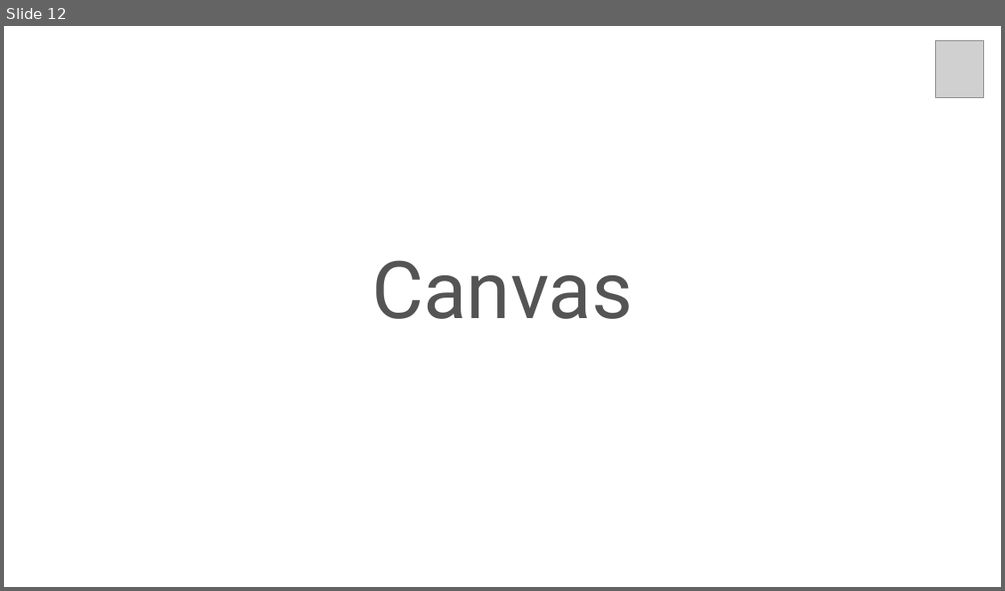
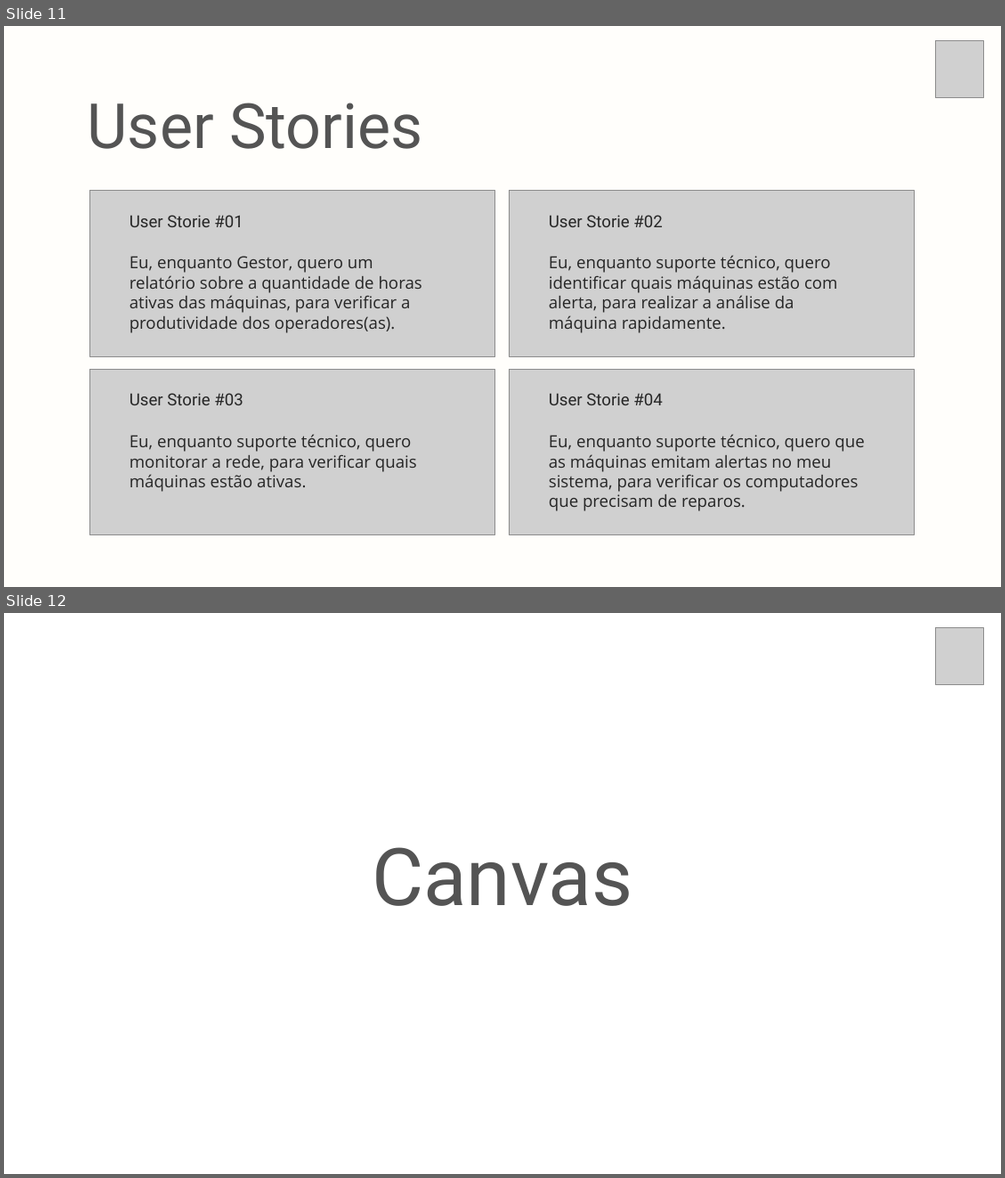
Before and after one commit to christian-raphael/Pyxis, a slide deck: Documentação/Pyxis.pptx. Shown one above the other, each under a label of ours: slide 12 before the commit, slides 11 and 12 after it. The pictures are 1005x591 and 1005x1178 pixels, drawn with LibreOffice and Linux fonts; fonts in the diff are those of the drawing; grey boxes stand for pictures. Boxes give left, top, right and bottom in pixels: in the first picture for what was removed or moved away, otherwise in the second. Text is boxed around its words. In the diff, an @@ line names an element or a change of style, - is before the commit and + after.

```diff
--- a/Documentação/Pyxis.pptx
+++ b/Documentação/Pyxis.pptx
@@ slide 11 added at <box>4,26,1001,587</box>, background #FFFEFB @@
@@ picture added at <box>935,40,983,97</box> @@
@@ text added at <box>88,103,422,149</box>, 90 pt, text #545454 @@
+User Stories
@@ picture added at <box>89,190,494,356</box> @@
@@ picture added at <box>509,190,914,356</box> @@
@@ text added at <box>129,215,243,227</box>, 24 pt, text #262626 @@
+User Storie #01
@@ text added at <box>549,215,662,227</box>, 24 pt, text #262626 @@
+User Storie #02
@@ text added at <box>129,256,422,333</box>, 24 pt, text #262626 @@
+Eu, enquanto Gestor, quero um relatório sobre a quantidade de horas ativas das máquinas, para verificar a produtividade dos operadores(as).
@@ text added at <box>549,255,838,333</box>, 24 pt, text #262626 @@
+Eu, enquanto suporte técnico, quero identificar quais máquinas estão com alerta, para realizar a análise da máquina rapidamente.
@@ picture added at <box>89,369,494,535</box> @@
@@ picture added at <box>509,369,914,535</box> @@
@@ text added at <box>129,393,243,405</box>, 24 pt, text #262626 @@
+User Storie #03
@@ text added at <box>549,393,662,405</box>, 24 pt, text #262626 @@
+User Storie #04
@@ text added at <box>129,434,417,491</box>, 24 pt, text #262626 @@
+Eu, enquanto suporte técnico, quero monitorar a rede, para verificar quais máquinas estão ativas.
@@ text added at <box>549,434,864,511</box>, 24 pt, text #262626 @@
+Eu, enquanto suporte técnico, quero que as máquinas emitam alertas no meu sistema, para verificar os computadores que precisam de reparos.
```
Also in this commit, not shown: 3 slides changed, 1 other slide added, 2 slides removed.
